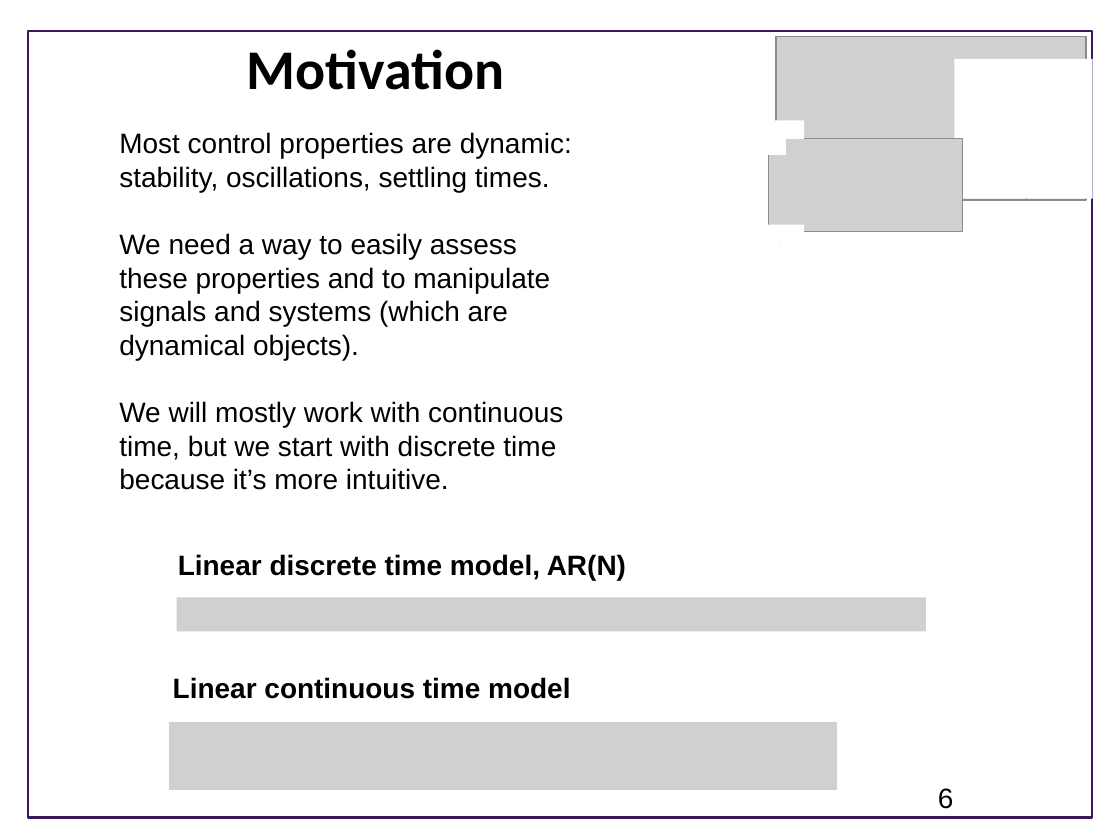
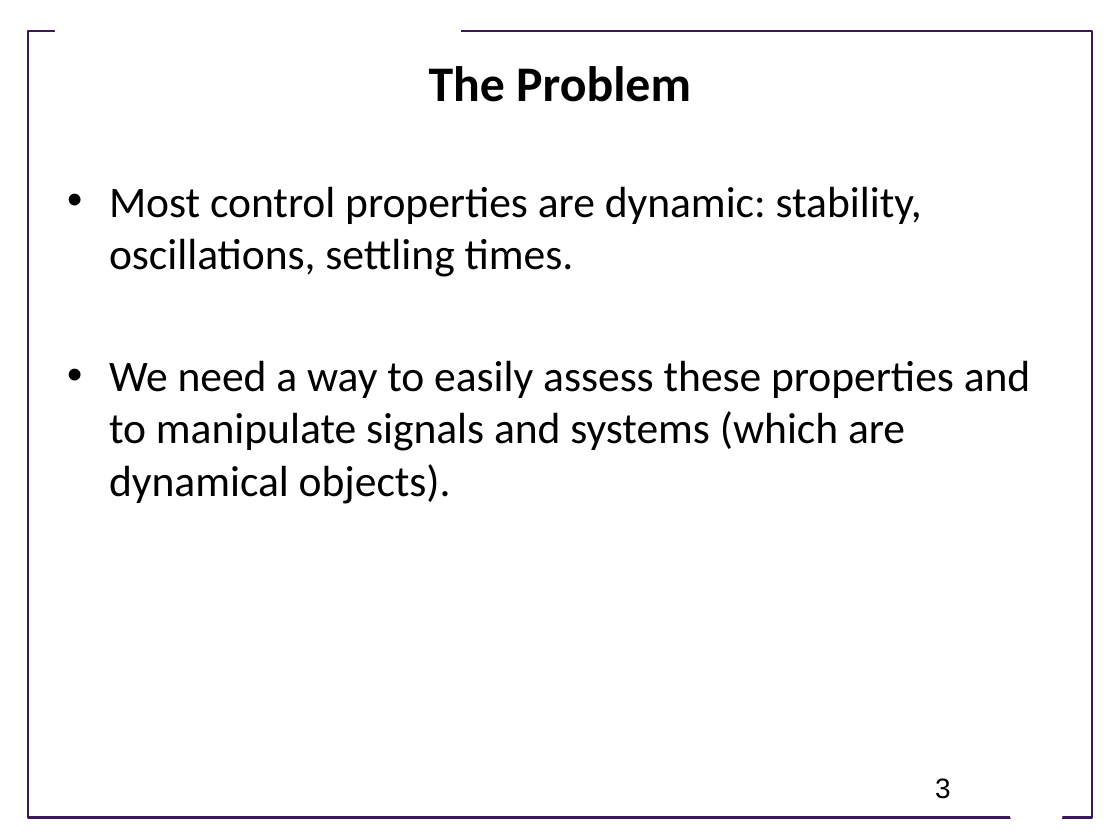
Before and after one commit to joseph-hellerstein/advanced-controls-lectures, a slide deck: slide 3 of lectures/lecture_09-linear_time_invariant_systems/linear_time_invariant_systems.pptx (slide 6 before the commit). Drawn at 1120x840 pixels with LibreOffice and Linux fonts; fonts in the diff are those of the drawing; grey boxes stand for pictures; background and template pictures are left out. Boxes give left, top, right and bottom in pixels: in the first picture for what was removed or moved away, otherwise in the second. Text is boxed around its words. In the diff, an @@ line names an element or a change of style, - is before the commit and + after.

```diff
--- a/lectures/lecture_09-linear_time_invariant_systems/linear_time_invariant_systems.pptx
+++ b/lectures/lecture_09-linear_time_invariant_systems/linear_time_invariant_systems.pptx
@@ rectangle added at bbox=[55, 19, 460, 46], fill #FFFFFF @@
@@ title at bbox=[429, 66, 691, 102]: text changed; size 36 to 32 pt @@
-Motivation
+The Problem
@@ text "Most control properties are dynamic: ...": place and size @@
-text "Most control properties are dynamic: ..." at bbox=[119, 132, 572, 490]
+text "Most control properties are dynamic: ..." at bbox=[109, 186, 1031, 504]
@@ text "Most control properties are dynamic: ..." at bbox=[109, 186, 1031, 504]: size 18 to 28 pt, font Arial to Calibri; bullet none to •; more space between paragraphs @@
@@ group removed at bbox=[741, 37, 1093, 244]: 4 rectangles, 2 pictures @@
@@ text at bbox=[119, 401, 563, 490]: paragraph removed @@
-We will mostly work with continuous time, but we start with discrete time because it’s more intuitive.
@@ text removed at bbox=[178, 554, 626, 580] @@
-Linear discrete time model, AR(N)
@@ picture removed at bbox=[177, 597, 926, 631] @@
@@ text removed at bbox=[173, 677, 570, 699] @@
-Linear continuous time model
@@ picture removed at bbox=[169, 721, 837, 790] @@
@@ page number at bbox=[935, 778, 951, 799]: text changed @@
-6
+3
@@ trapezoid added at bbox=[1000, 777, 1072, 825], fill #FFFFFF @@
```
Also in this commit, not shown: 10 other slides changed, 1 slide added, 1 slide removed, 1 other file.
